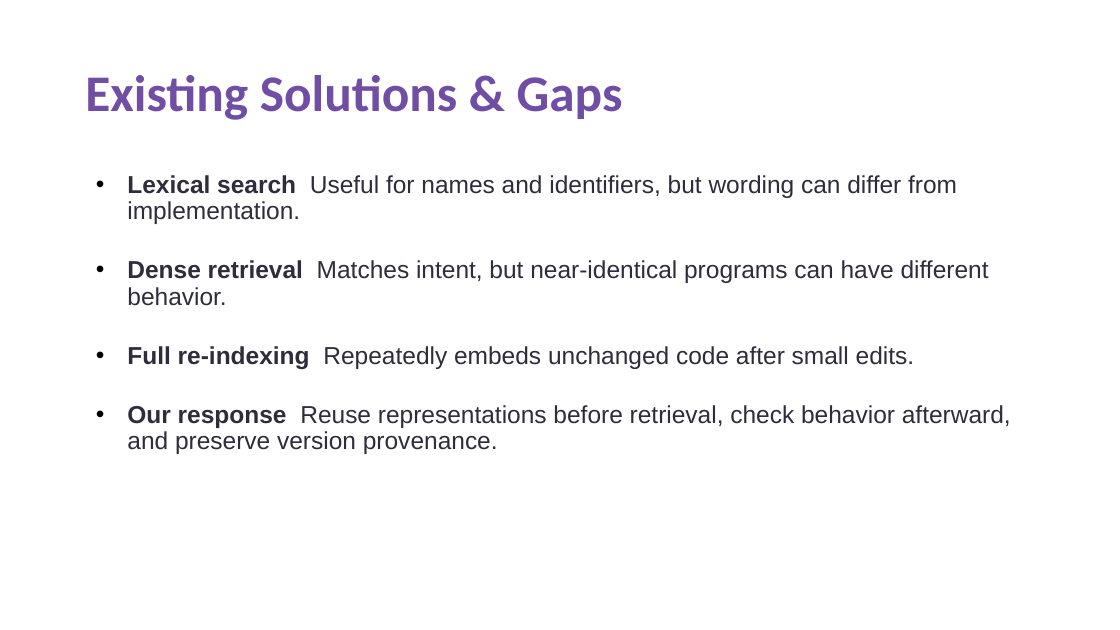
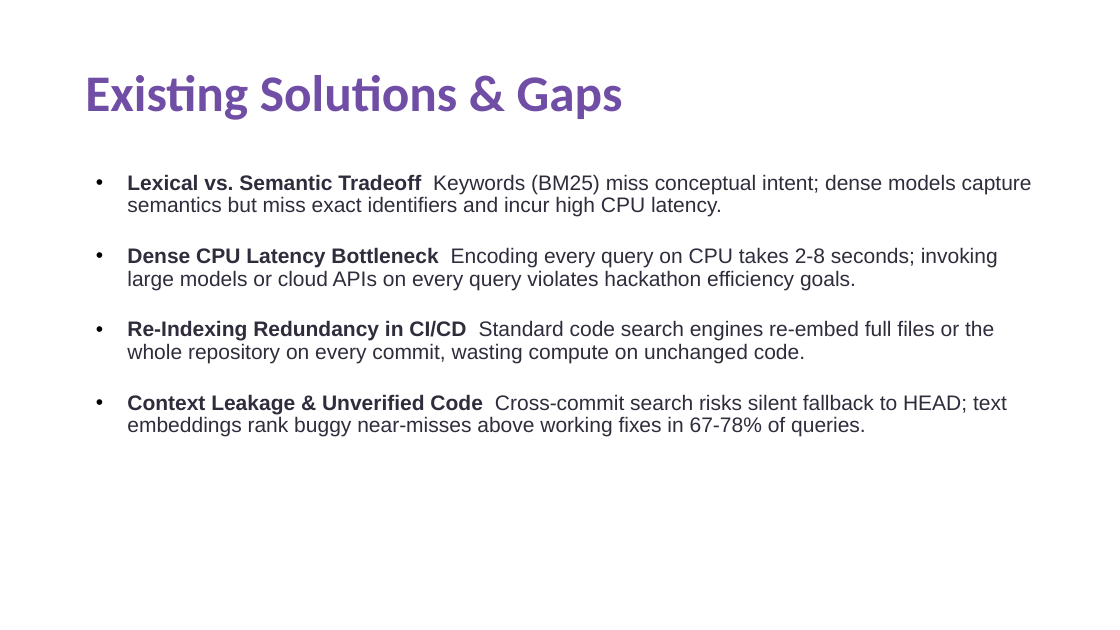
Before and after one commit to krizz711/CodeDoctor-Agentic-Semantic-and-Structural-Intelligence-for-Code-Repositories, a slide deck: slide 3 of VITV_Doctors_Submission.pptx. Drawn at 1120x630 pixels with LibreOffice and Linux fonts; fonts in the diff are those of the drawing. Boxes give left, top, right and bottom in pixels: in the first picture for what was removed or moved away, otherwise in the second. Text is boxed around its words. In the diff, an @@ line names an element or a change of style, - is before the commit and + after.

```diff
--- a/VITV_Doctors_Submission.pptx
+++ b/VITV_Doctors_Submission.pptx
@@ text at [127,174,1032,437]: text changed; size 21 to 18 pt @@
-• Lexical search Useful for names and identifiers, but wording can differ from implementation.
-• Dense retrieval Matches intent, but near-identical programs can have different behavior.
-• Full re-indexing Repeatedly embeds unchanged code after small edits.
-• Our response Reuse representations before retrieval, check behavior afterward, and preserve version provenance.
+• Lexical vs. Semantic Tradeoff Keywords (BM25) miss conceptual intent; dense models capture semantics but miss exact identifiers and incur high CPU latency.
+• Dense CPU Latency Bottleneck Encoding every query on CPU takes 2-8 seconds; invoking large models or cloud APIs on every query violates hackathon efficiency goals.
+• Re-Indexing Redundancy in CI/CD Standard code search engines re-embed full files or the whole repository on every commit, wasting compute on unchanged code.
+• Context Leakage & Unverified Code Cross-commit search risks silent fallback to HEAD; text embeddings rank buggy near-misses above working fixes in 67-78% of queries.
```
Also in this commit, not shown: 9 other slides changed, 1 slide added, 1 slide removed, 1 other file.
